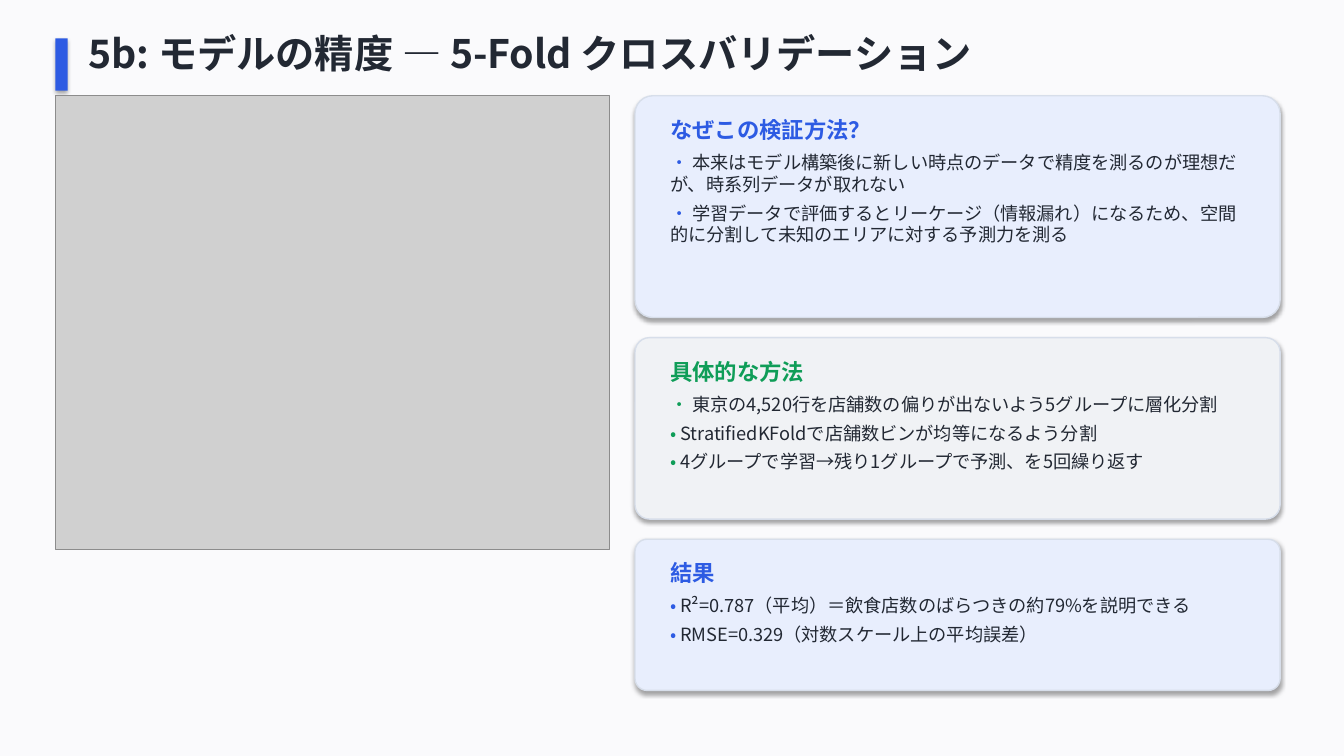
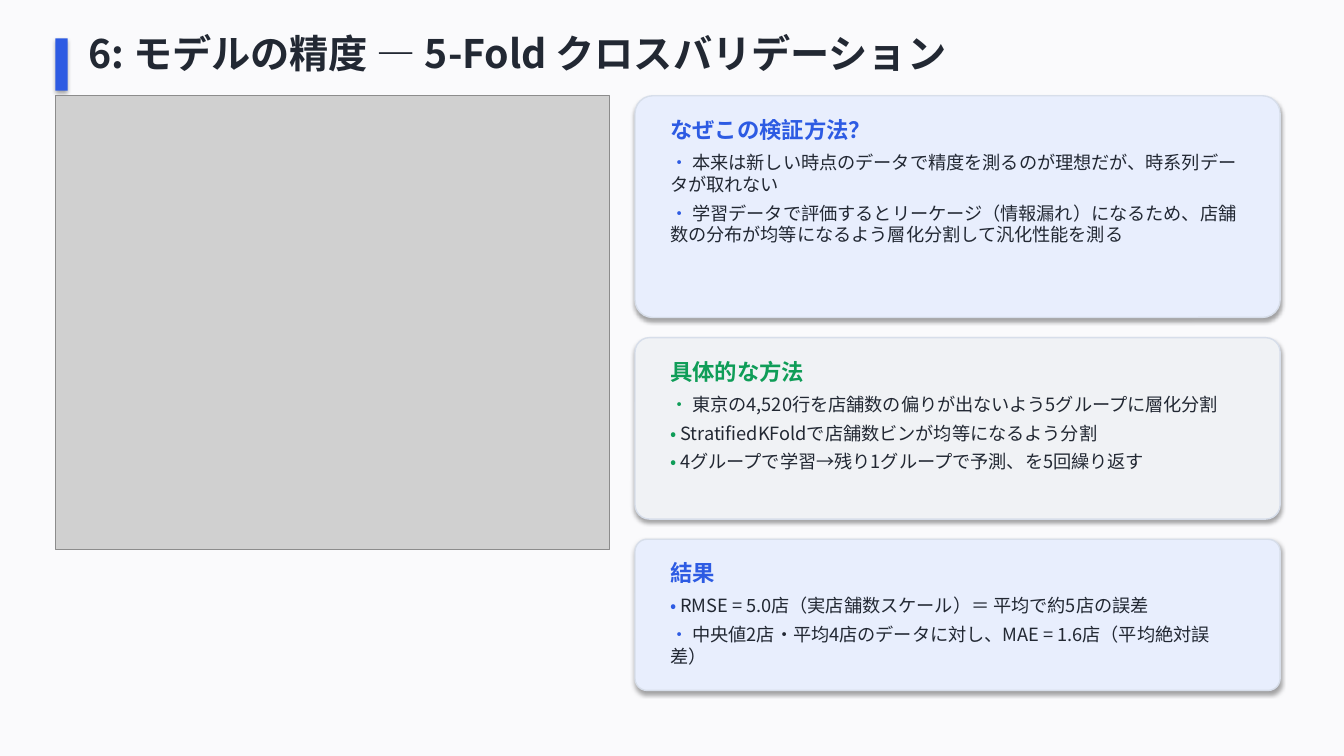
Before and after one commit to HisafumiTakahashi/market_gap_finder, a slide deck: slide 9 of docs/market_gap_finder_presentation.pptx (slide 10 before the commit). Drawn at 1344x756 pixels with LibreOffice and Linux fonts; fonts in the diff are those of the drawing; grey boxes stand for pictures. Boxes give left, top, right and bottom in pixels: in the first picture for what was removed or moved away, otherwise in the second. Text is boxed around its words. In the diff, an @@ line names an element or a change of style, - is before the commit and + after.

```diff
--- a/docs/market_gap_finder_presentation.pptx
+++ b/docs/market_gap_finder_presentation.pptx
@@ text at [88, 34, 947, 72]: text changed @@
-5b: モデルの精度 ― 5-Fold クロスバリデーション
+6: モデルの精度 ― 5-Fold クロスバリデーション
@@ text at [670, 153, 1236, 243]: text changed @@
-• 本来はモデル構築後に新しい時点のデータで精度を測るのが理想だが、時系列データが取れない
-• 学習データで評価するとリーケージ（情報漏れ）になるため、空間的に分割して未知のエリアに対する予測力を測る
+• 本来は新しい時点のデータで精度を測るのが理想だが、時系列データが取れない
+• 学習データで評価するとリーケージ（情報漏れ）になるため、店舗数の分布が均等になるよう層化分割して汎化性能を測る
@@ text at [670, 596, 1210, 665]: text changed @@
-• R²=0.787（平均）＝飲食店数のばらつきの約79%を説明できる
-• RMSE=0.329（対数スケール上の平均誤差）
+• RMSE = 5.0店（実店舗数スケール）＝ 平均で約5店の誤差
+• 中央値2店・平均4店のデータに対し、MAE = 1.6店（平均絶対誤差）
```
Also in this commit, not shown: 9 other slides changed, 1 slide added, 2 slides removed, 2 other files.
